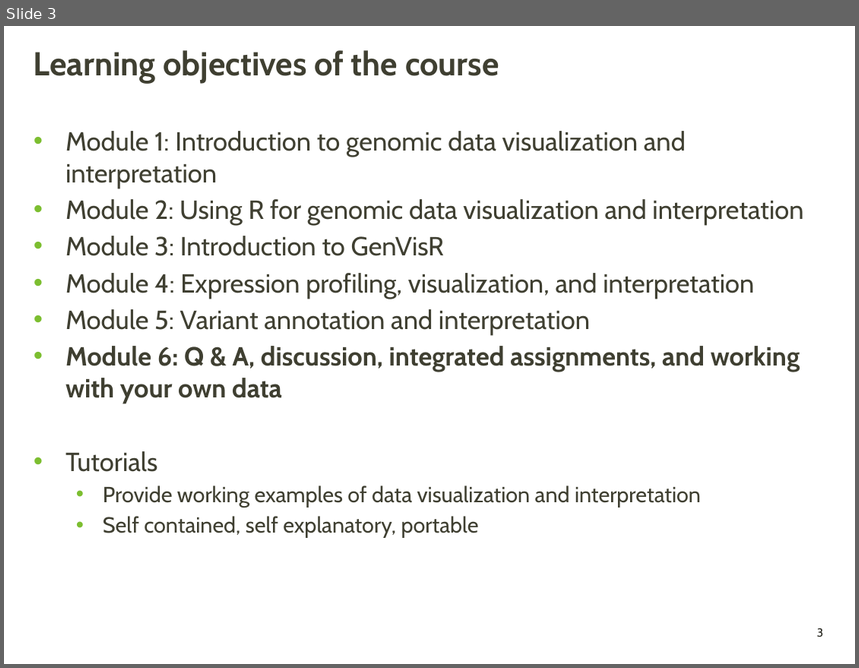
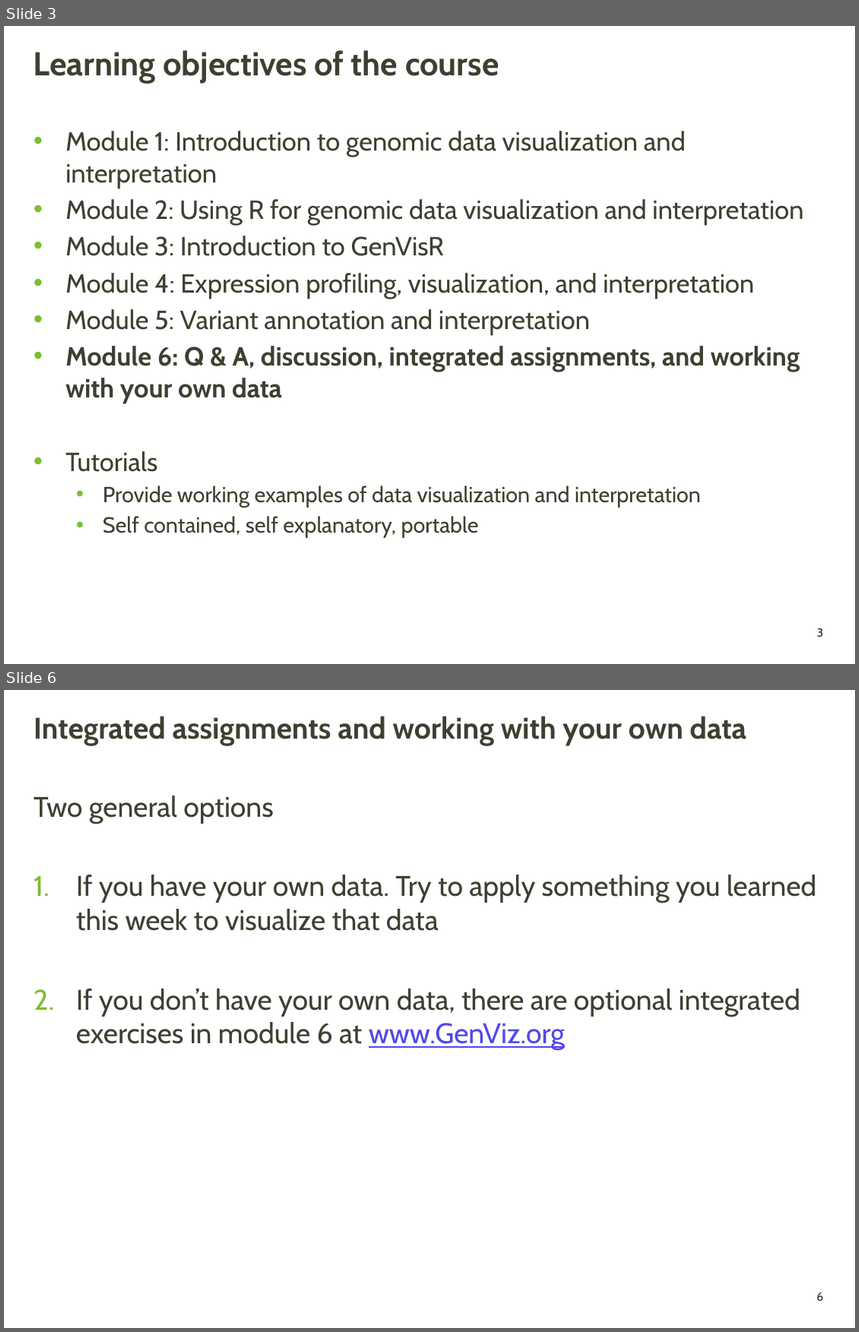
Before and after one commit to griffithlab/genviz.org, a slide deck: lectures/GenViz_Module6_Lecture.pptx. Shown one above the other, each under a label of ours: slide 3 before the commit, slides 3 and 6 after it; the slides between them are not shown. The pictures are 859x668 and 859x1332 pixels, drawn with LibreOffice and Linux fonts; fonts in the diff are those of the drawing; background and template pictures are left out. Boxes give left, top, right and bottom in pixels: in the first picture for what was removed or moved away, otherwise in the second. Text is boxed around its words. In the diff, an @@ line names an element or a change of style, - is before the commit and + after.

```diff
--- a/lectures/GenViz_Module6_Lecture.pptx
+++ b/lectures/GenViz_Module6_Lecture.pptx
@@ slide 6 added at (x1=4, y1=690, x2=855, y2=1328), background picture (left out); not listed: 1 template element that a slide beside it also shows @@
@@ title added at (x1=34, y1=716, x2=747, y2=745), 25.2 pt, text #3F3F32, bold @@
+Integrated assignments and working with your own data
@@ text added at (x1=34, y1=796, x2=816, y2=1050), 24 pt, text #3F3F32 @@
+Two general options
+1. If you have your own data. Try to apply something you learned this week to visualize that data
+2. If you don’t have your own data, there are optional integrated exercises in module 6 at www.GenViz.org
```
Also in this commit, not shown: 1 slide changed, 1 other slide added.
